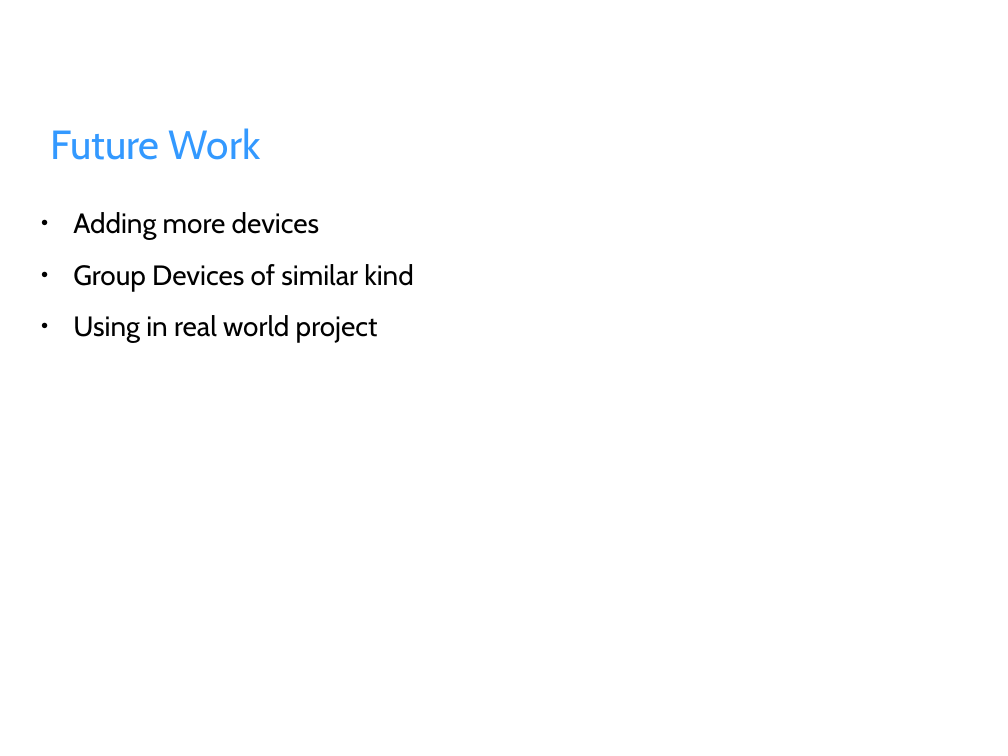
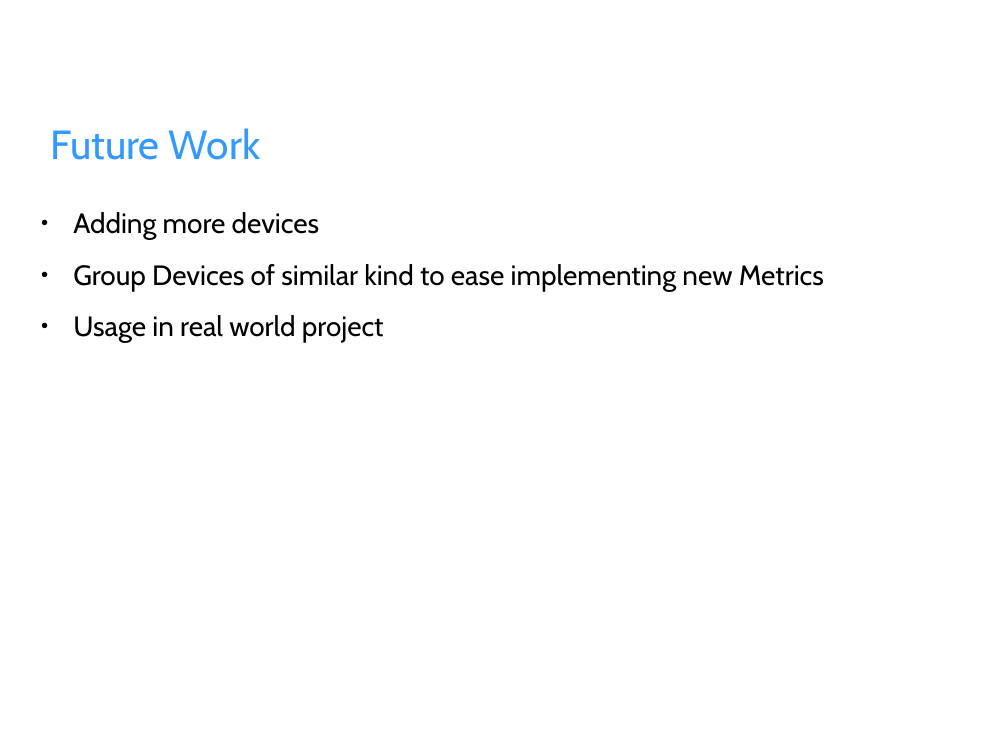
Before and after one commit to fhilprec/HardwareMonitoring, a slide deck: slide 15 of ProjectPresentation.odp (slide 13 before the commit). Drawn at 1008x756 pixels with LibreOffice and Linux fonts; fonts in the diff are those of the drawing; background and template pictures are left out. Boxes give left, top, right and bottom in pixels: in the first picture for what was removed or moved away, otherwise in the second. Text is boxed around its words. In the diff, an @@ line names an element or a change of style, - is before the commit and + after.

```diff
--- a/ProjectPresentation.odp
+++ b/ProjectPresentation.odp
@@ text at [73,264,824,343]: text changed @@
-● Group Devices of similar kind
-● Using in real world project
+● Group Devices of similar kind to ease implementing new Metrics
+● Usage in real world project
```
Also in this commit, not shown: 6 other slides changed, 8 slides added, 7 slides removed.
